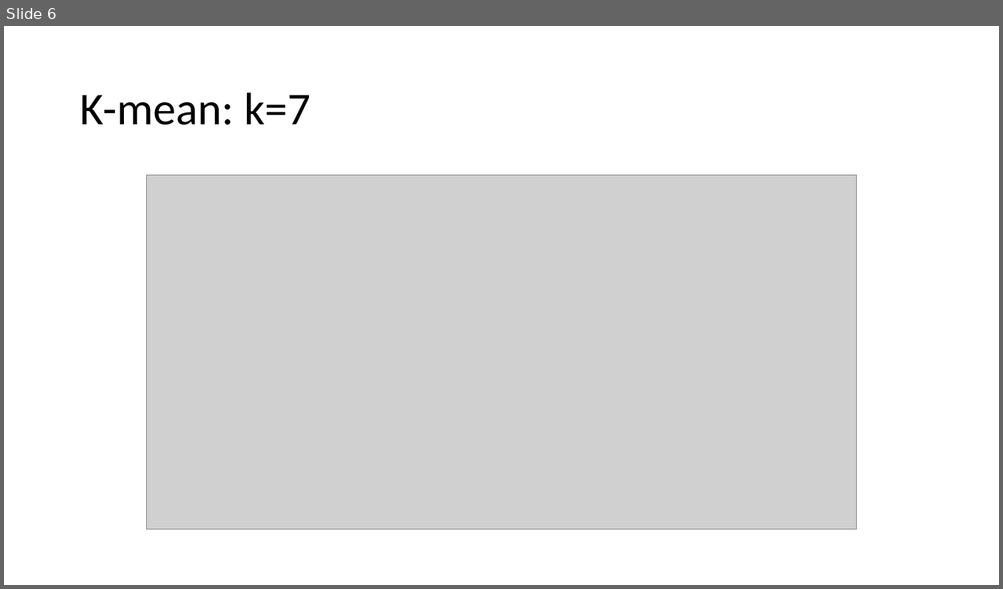
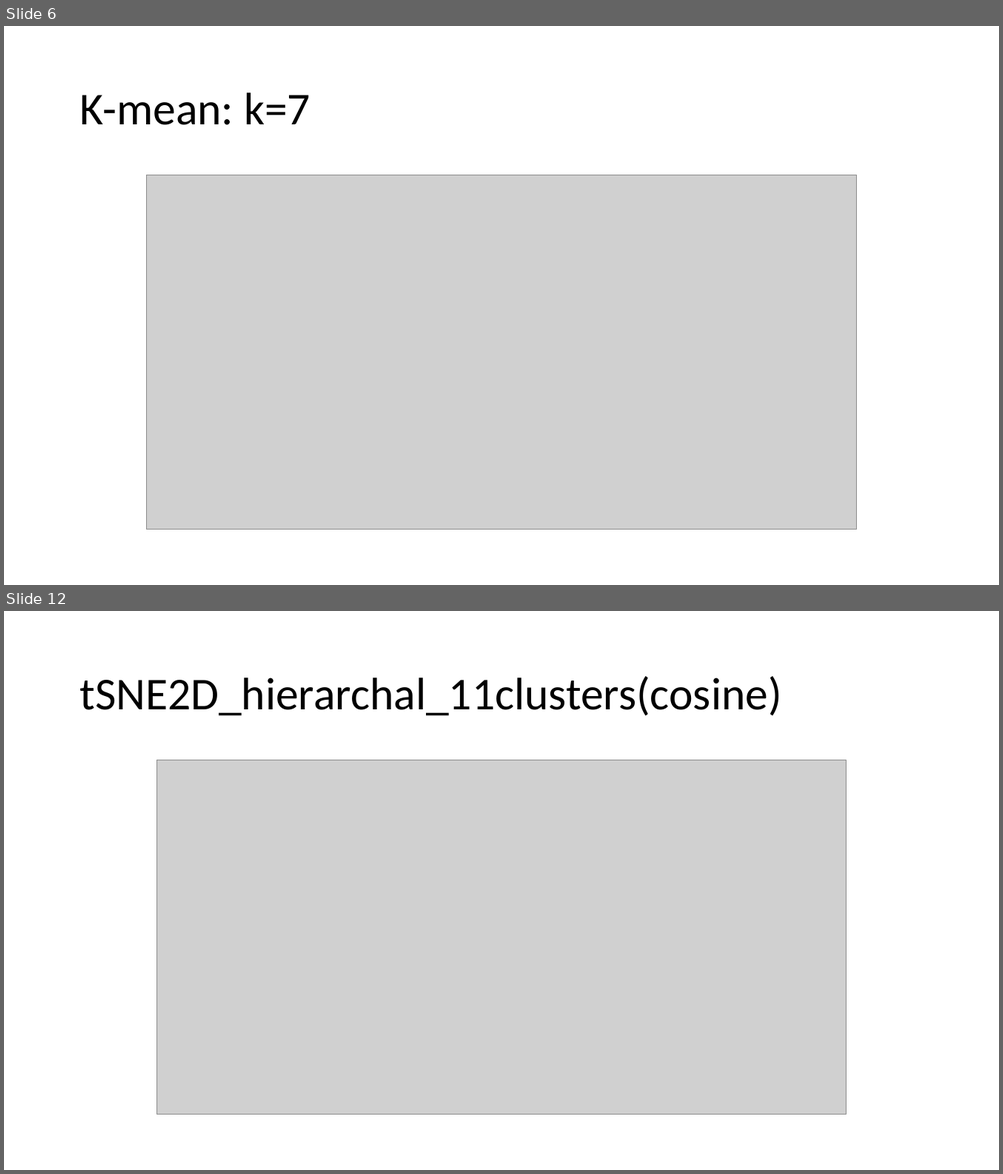
Before and after one commit to clintko/DukeDataPlus2018_DLSC, a slide deck: process_images/meeting618.pptx. Shown one above the other, each under a label of ours: slide 6 before the commit, slides 6 and 12 after it; the slides between them are not shown. The pictures are 1003x589 and 1003x1174 pixels, drawn with LibreOffice and Linux fonts; fonts in the diff are those of the drawing; grey boxes stand for pictures. Boxes give left, top, right and bottom in pixels: in the first picture for what was removed or moved away, otherwise in the second. Text is boxed around its words. In the diff, an @@ line names an element or a change of style, - is before the commit and + after.

```diff
--- a/process_images/meeting618.pptx
+++ b/process_images/meeting618.pptx
@@ slide 12 added at bbox=[4, 611, 999, 1170], background #FFFFFF @@
@@ title added at bbox=[79, 676, 781, 716], 44 pt, text #000000 @@
+tSNE2D_hierarchal_11clusters(cosine)
@@ picture added at bbox=[157, 760, 845, 1116] @@
```
Also in this commit, not shown: 7 other slides added, 1 slide removed, 8 other files.
